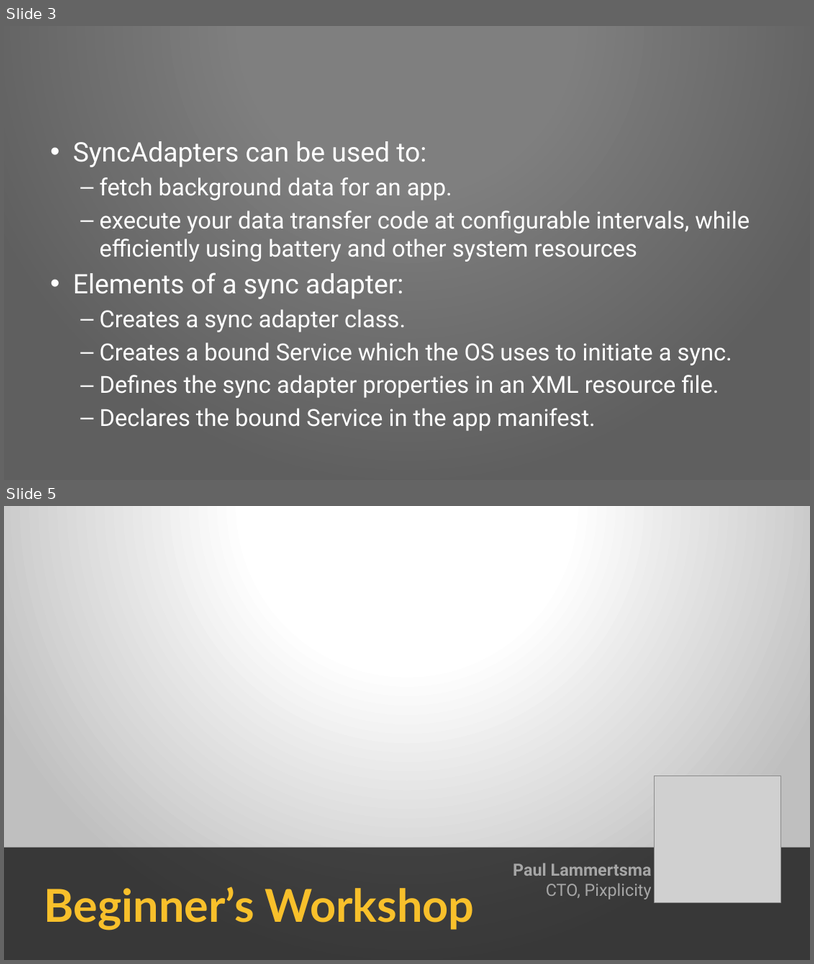
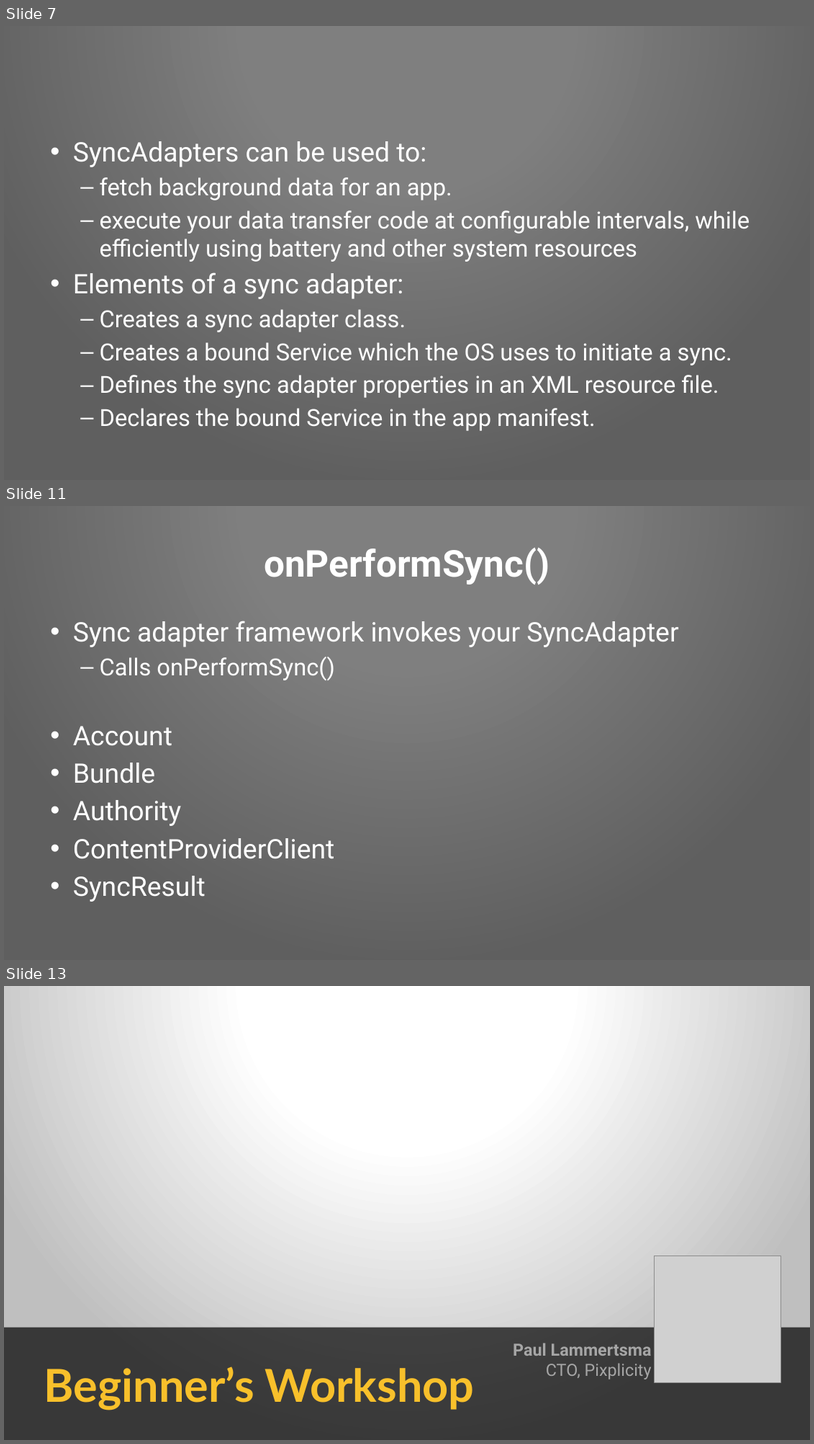
Before and after one commit to Pixplicity/sync-demo, a slide deck: I've been doing some syncing.pptx. Shown one above the other, each under a label of ours: slides 3 and 5 before the commit, slides 7, 11 and 13 after it; the slides between them are not shown. The pictures are 814x964 and 814x1444 pixels, drawn with LibreOffice and Linux fonts; fonts in the diff are those of the drawing; grey boxes stand for pictures; background and template pictures are left out. Boxes give left, top, right and bottom in pixels: in the first picture for what was removed or moved away, otherwise in the second. Text is boxed around its words. In the diff, an @@ line names an element or a change of style, - is before the commit and + after.

```diff
--- a/I've been doing some syncing.pptx
+++ b/I've been doing some syncing.pptx
@@ slide 11 added at (x1=4, y1=506, x2=810, y2=960), background picture (left out); not listed: 1 template element that a slide beside it also shows @@
@@ title added at (x1=264, y1=548, x2=550, y2=584), 44 pt, text #FFFFFF, bold @@
+onPerformSync()
@@ text added at (x1=73, y1=620, x2=679, y2=901), 32 pt, text #FFFFFF @@
+• Sync adapter framework invokes your SyncAdapter
+  – Calls onPerformSync()
+• Account
+• Bundle
+• Authority
+• ContentProviderClient
+• SyncResult
@@ what was slide 3 is now slide 7 @@
@@ what was slide 5 is now slide 13 @@
```
Also in this commit, not shown: 2 slides changed, 7 other slides added.
